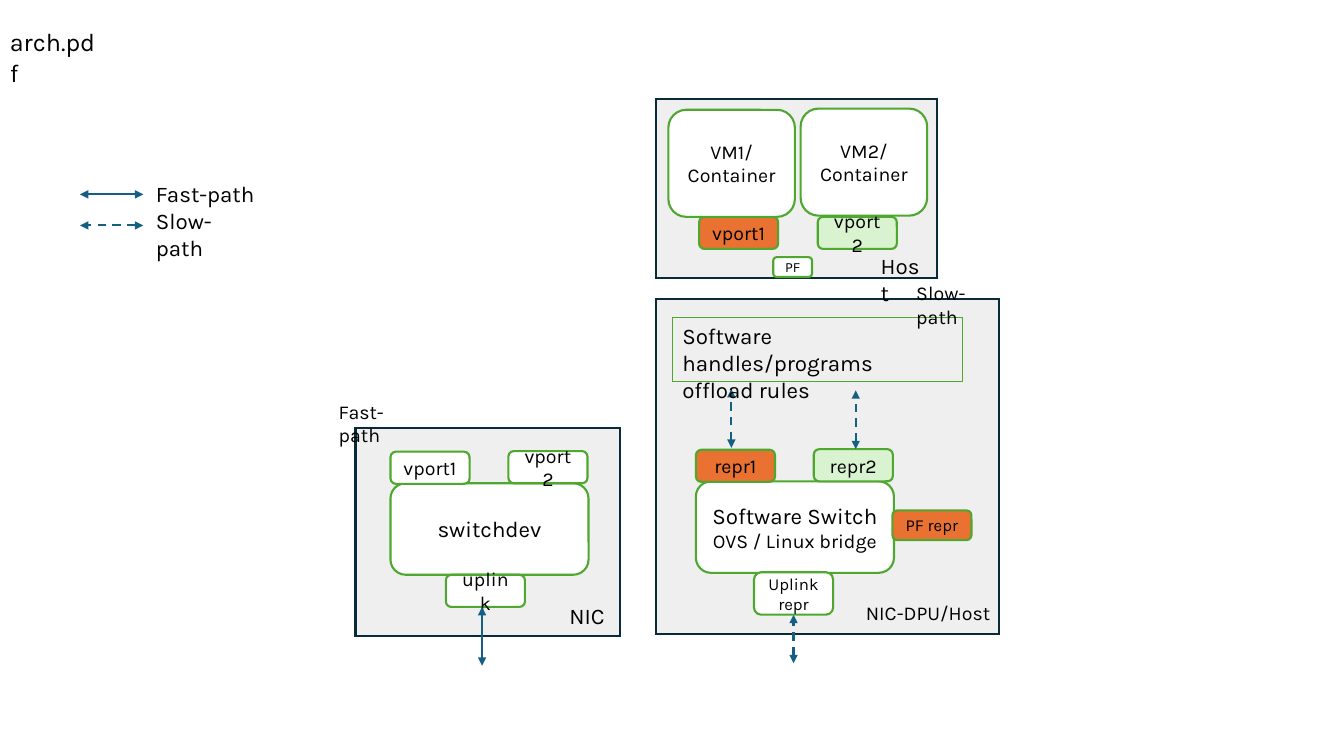
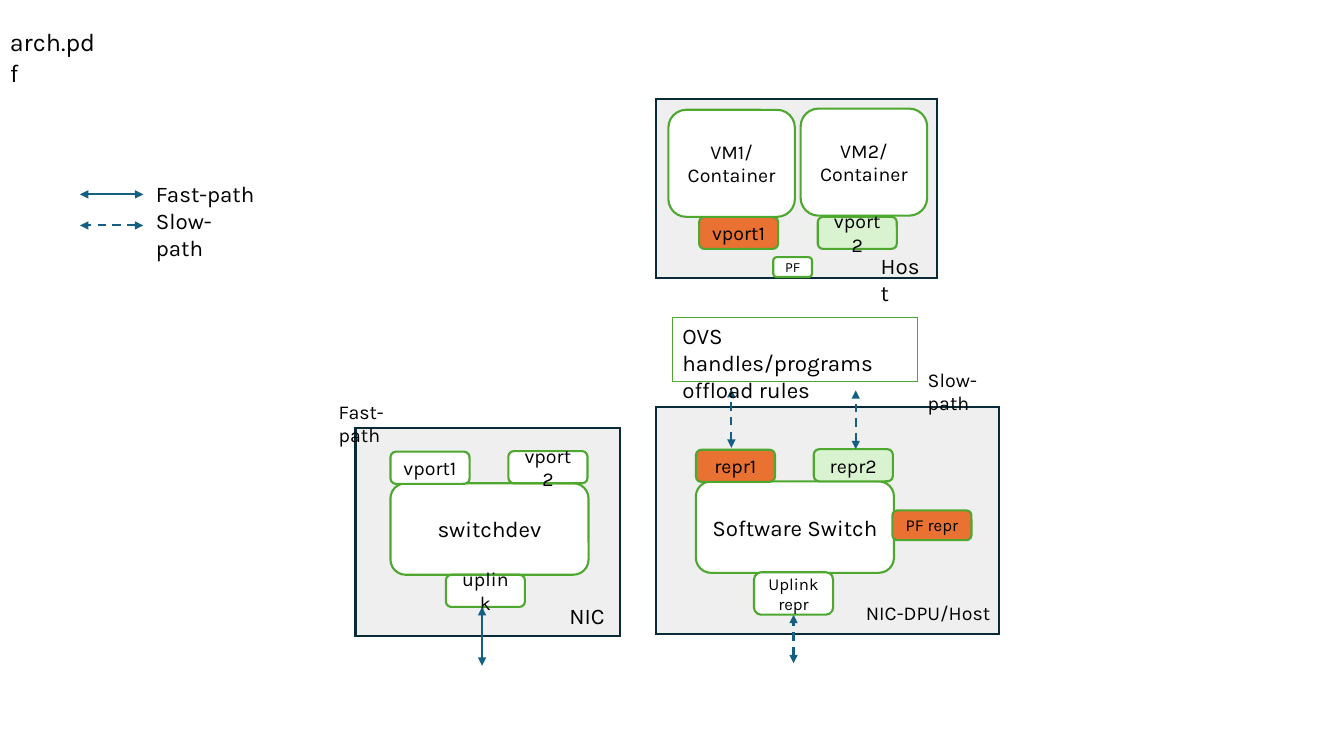
Before and after one commit to williamtu/netdevconf18-sharedmem, a slide deck: slide 4 of netdevconf0x18-sharedmem.pptx (slide 3 before the commit). Drawn at 1344x756 pixels with LibreOffice and Linux fonts; fonts in the diff are those of the drawing. Boxes give left, top, right and bottom in pixels: in the first picture for what was removed or moved away, otherwise in the second. Text is boxed around its words. In the diff, an @@ line names an element or a change of style, - is before the commit and + after.

Commit message:
update slides

```diff
--- a/netdevconf0x18-sharedmem.pptx
+++ b/netdevconf0x18-sharedmem.pptx
@@ rectangle "OVS handles/programs": place and size @@
-rectangle "OVS handles/programs" at [673,318,963,382]
+rectangle "OVS handles/programs" at [673,318,918,382]
@@ text in rectangle at [682,329,872,377]: text changed @@
-Software handles/programs
+OVS handles/programs
@@ text "Slow-path" rewrapped from [916,286,965,301] to [928,373,977,415] @@
@@ rectangle: place and size @@
-rectangle at [656,299,999,634]
+rectangle at [656,407,999,635]
@@ text in rounded rectangle at [713,534,876,553]: paragraph removed @@
-OVS / Linux bridge
```
Also in this commit, not shown: 1 other slide changed, 1 slide added, 4 other files.
